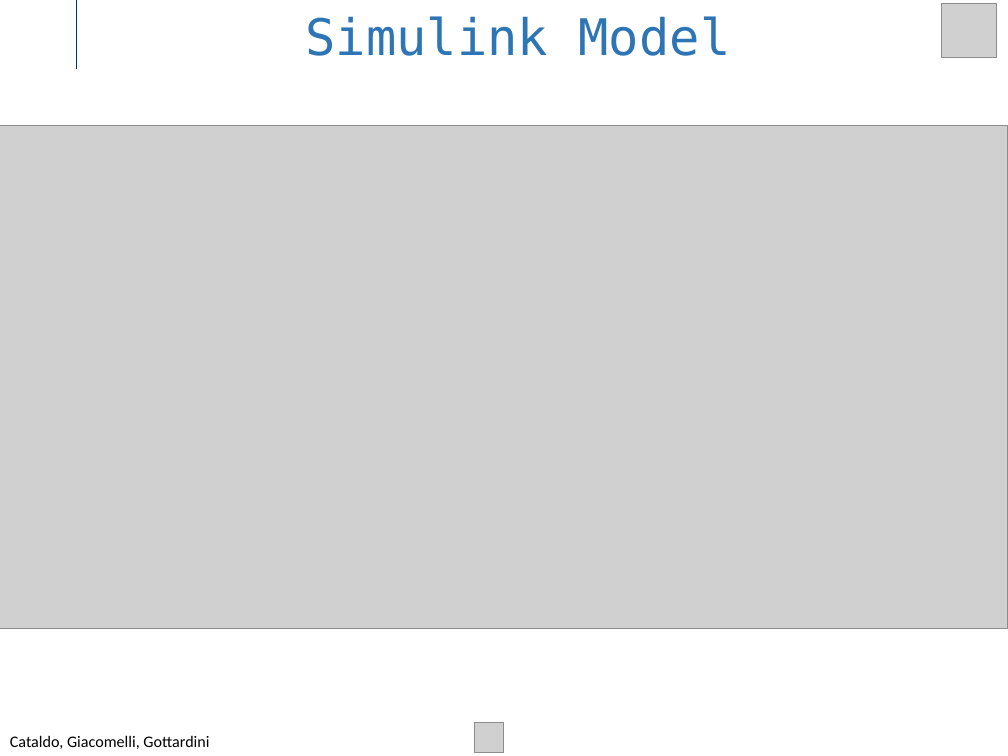
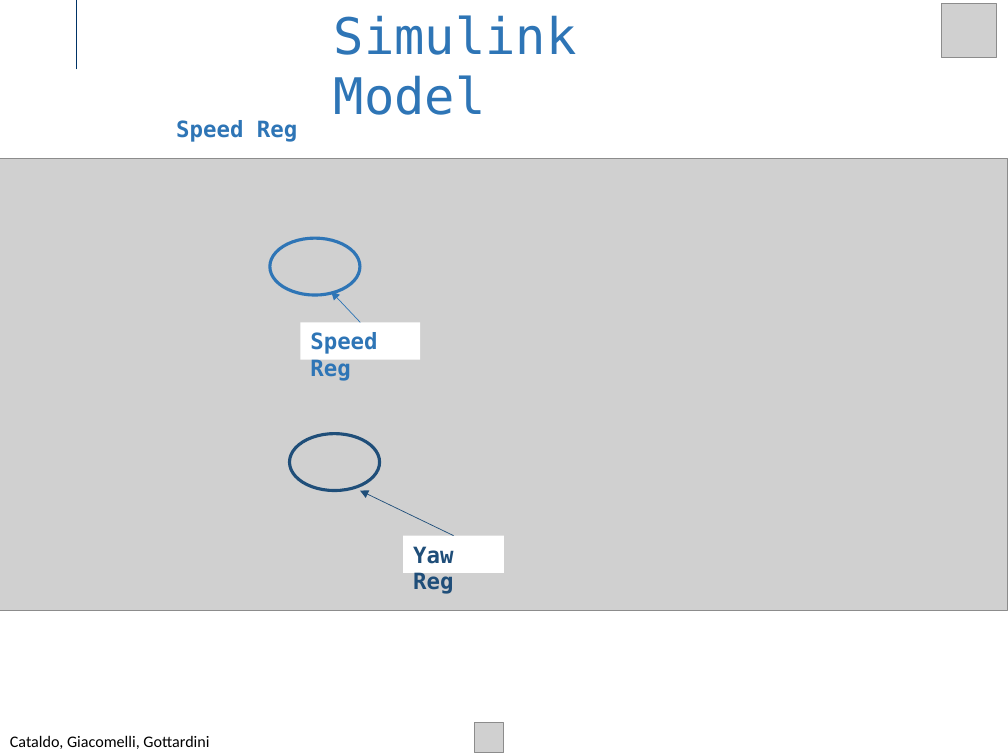
Before and after one commit to GiacomelliGianluca/OC_Mobile_Robot, a slide deck: slide 8 of Presentations/Presentation_11_11.pptx. Drawn at 1008x756 pixels with LibreOffice and Linux fonts; fonts in the diff are those of the drawing; grey boxes stand for pictures; background and template pictures are left out. Boxes give left, top, right and bottom in pixels: in the first picture for what was removed or moved away, otherwise in the second. Text is boxed around its words. In the diff, an @@ line names an element or a change of style, - is before the commit and + after.

Commit message:
Update slides

```diff
--- a/Presentations/Presentation_11_11.pptx
+++ b/Presentations/Presentation_11_11.pptx
@@ text "Simulink Model" rewrapped from [306, 16, 731, 56] to [334, 15, 577, 115] @@
@@ text added at [176, 120, 297, 142], 16 pt, text #2E75B6, bold @@
+Speed Reg
@@ picture: place and size @@
-picture at [0, 126, 1008, 629]
+picture at [0, 158, 1008, 611]
@@ ellipse added at [270, 238, 360, 294], outline #2E75B6 2.25 pt @@
@@ arrow added from (360, 323) to (332, 291), #2E75B6 0.5 pt @@
@@ rectangle added at [300, 323, 420, 360], fill #FFFFFF, 16 pt, text #2E75B6, bold @@
+Speed Reg
@@ ellipse added at [289, 433, 379, 490], outline #1F4E79 2.25 pt @@
@@ arrow added from (454, 535) to (360, 491), #1F4E79 0.5 pt @@
@@ rectangle added at [403, 535, 504, 573], fill #FFFFFF, 16 pt, text #1F4E79, bold @@
+Yaw Reg
```
Also in this commit, not shown: 1 other slide changed, 1 slide added, 4 other files.
